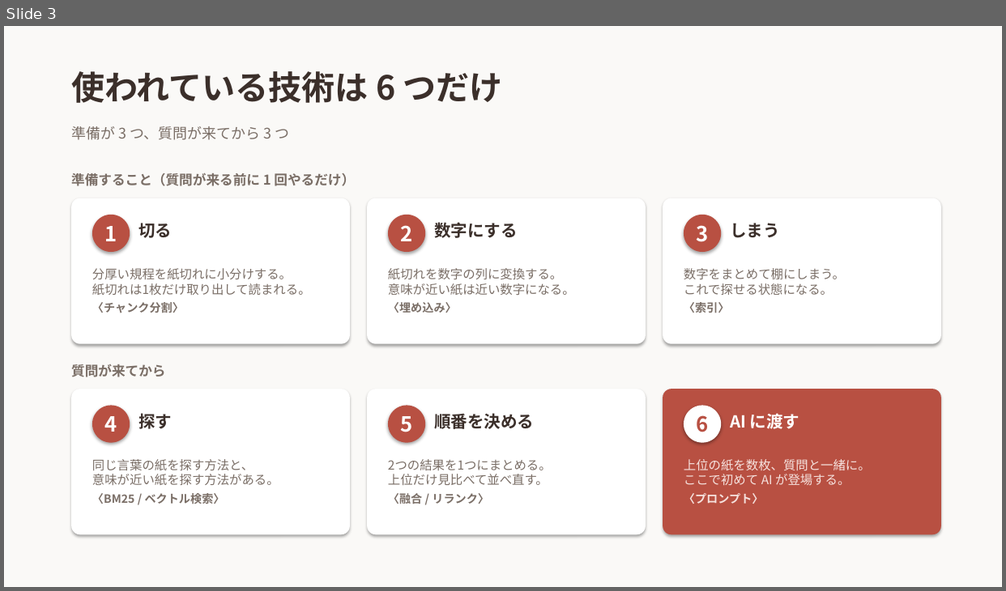
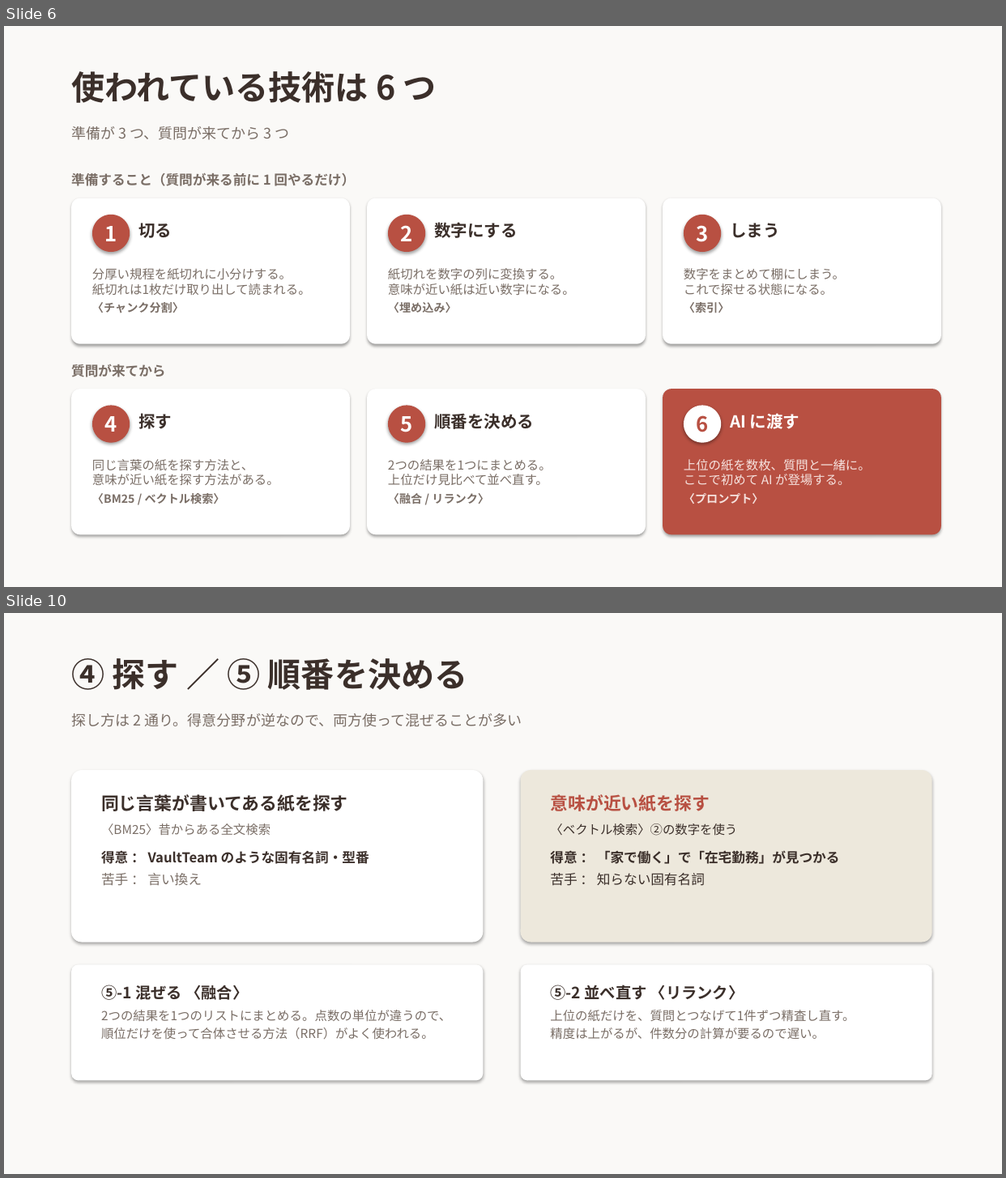
Before and after one commit to 20061111adg-debug/rag-workshop, a slide deck: docs/RAGとは.pptx. Shown one above the other, each under a label of ours: slide 3 before the commit, slides 6 and 10 after it; the slides between them are not shown. The pictures are 1006x591 and 1006x1178 pixels, drawn with LibreOffice and Linux fonts; fonts in the diff are those of the drawing. Boxes give left, top, right and bottom in pixels: in the first picture for what was removed or moved away, otherwise in the second. Text is boxed around its words. In the diff, an @@ line names an element or a change of style, - is before the commit and + after.

Commit message:
スライドを RAG の説明だけに再構成し、HTML版を削除する
「RAGとは何か」という題に対して、中身の半分が本プロジェクトの検証結果になっていた。
題と内容が合っていないため、説明だけに絞って組み直した。

本編12枚 ＋ 付録4枚。
名前の分解から始め、なぜ必要か、ファインチューニングとの違い、
AIは検索していない、技術要素6つ、①〜⑥の各工程、まとめ、という順序。
埋め込みの深掘り3枚は付録に回した。

まとめは「社内に入れるなら」という説明していない話になっていたため、
話した内容を振り返る形に作り直した。

HTML版は削除した。pptx と同じ内容を手で二重管理する必要があり、
実際に一度、片方だけ修正して食い違う事故が起きたため。
GitHub 上では HTML が表示されないので共有用としても機能しない。

```diff
--- a/docs/RAGとは.pptx
+++ b/docs/RAGとは.pptx
@@ slide 10 added at [4,613,1002,1174], background #FAF9F7 @@
@@ text added at [71,658,468,690], 32 pt, text #3B2F2A, bold @@
+④ 探す ／ ⑤ 順番を決める
@@ text added at [71,713,522,727], 14 pt, text #7A6E66 @@
+探し方は 2 通り。得意分野が逆なので、両方使って混ぜることが多い
@@ rounded rectangle added at [71,770,484,943], fill #FFFFFF @@
@@ rounded rectangle added at [521,770,932,943], fill #EDE8DC @@
@@ text added at [101,794,369,886], 13 pt, text #3B2F2A, bold @@
+同じ言葉が書いてある紙を探す
+〈BM25〉昔からある全文検索
+得意 ： VaultTeam のような固有名詞・型番
+苦手 ： 言い換え
@@ text added at [550,794,840,886], 13 pt, text #3B2F2A, bold @@
+意味が近い紙を探す
+〈ベクトル検索〉②の数字を使う
+得意 ： 「家で働く」で「在宅勤務」が見つかる
+苦手 ： 知らない固有名詞
@@ rounded rectangle added at [71,965,484,1081], fill #FFFFFF @@
@@ rounded rectangle added at [521,965,932,1081], fill #FFFFFF @@
@@ text added at [101,985,451,1039], 12 pt, text #7A6E66 @@
+⑤-1 混ぜる 〈融合〉
+2つの結果を1つのリストにまとめる。点数の単位が違うので、
+順位だけを使って合体させる方法（RRF）がよく使われる。
@@ text added at [550,985,854,1039], 12 pt, text #7A6E66 @@
+⑤-2 並べ直す 〈リランク〉
+上位の紙だけを、質問とつなげて1件ずつ精査し直す。
+精度は上がるが、件数分の計算が要るので遅い。
@@ what was slide 3 is now slide 6 @@
@@ slide 6 changed as well @@
@@ text at [71,71,437,103]: text changed @@
-使われている技術は 6 つだけ
+使われている技術は 6 つ
```
Also in this commit, not shown: 4 other slides changed, 10 other slides added, 5 slides removed, 1 other file.
